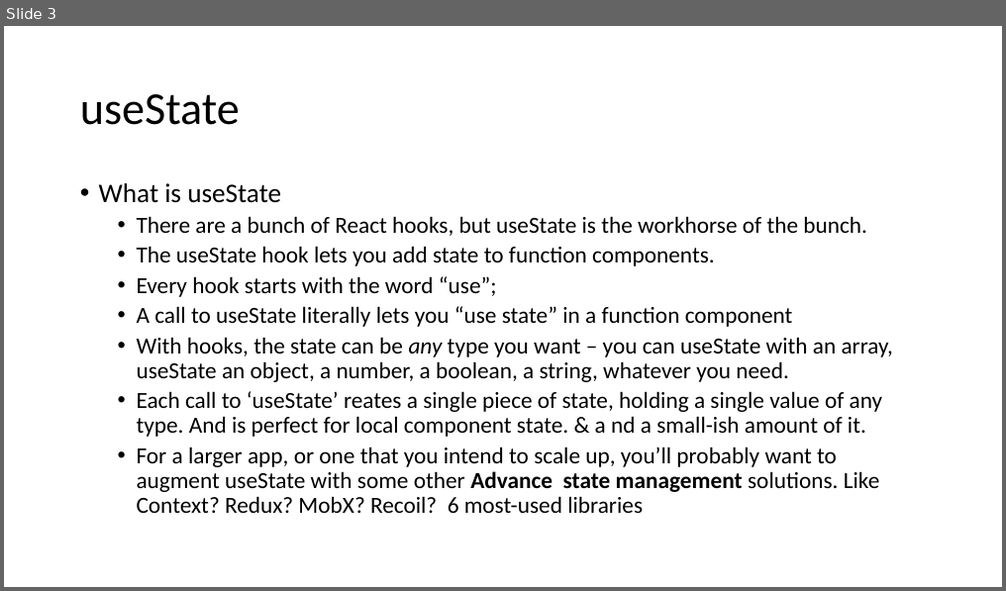
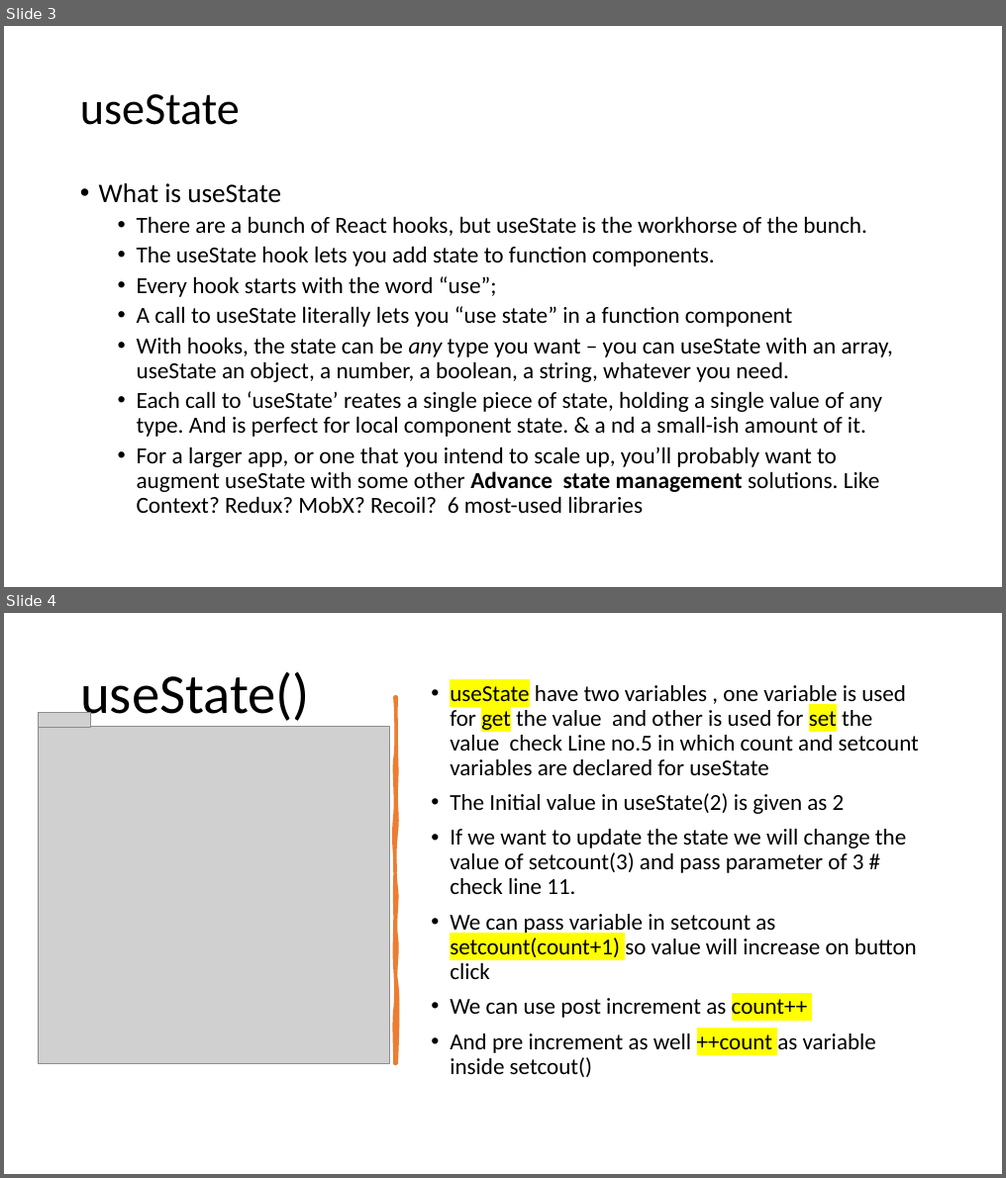
Before and after one commit to gqadirdepar/reactproj1, a slide deck: reactproj1.pptx. Shown one above the other, each under a label of ours: slide 3 before the commit, slides 3 and 4 after it. The pictures are 1006x591 and 1006x1178 pixels, drawn with LibreOffice and Linux fonts; fonts in the diff are those of the drawing; grey boxes stand for pictures. Boxes give left, top, right and bottom in pixels: in the first picture for what was removed or moved away, otherwise in the second. Text is boxed around its words. In the diff, an @@ line names an element or a change of style, - is before the commit and + after.

```diff
--- a/reactproj1.pptx
+++ b/reactproj1.pptx
@@ slide 4 added at bbox=[4, 613, 1002, 1174], background #FFFFFF @@
@@ title added at bbox=[80, 671, 310, 726], 54 pt, text #000000 @@
+useState()
@@ freeform shape added at bbox=[395, 697, 396, 1063], fill #ED7D31, outline #ED7D31 3.25 pt @@
@@ text added at bbox=[450, 685, 919, 1077], 22 pt, text #000000 @@
+• useState have two variables , one variable is used for get the value and other is used for set the value check Line no.5 in which count and setcount variables are declared for useState
+• The Initial value in useState(2) is given as 2
+• If we want to update the state we will change the value of setcount(3) and pass parameter of 3 # check line 11.
+• We can pass variable in setcount as setcount(count+1) so value will increase on button click
+• We can use post increment as count++
+• And pre increment as well ++count as variable inside setcout()
@@ picture added at bbox=[38, 727, 390, 1064] @@
@@ picture added at bbox=[38, 713, 91, 728] @@
```
Also in this commit, not shown: 2 other slides added, 3 other files.
